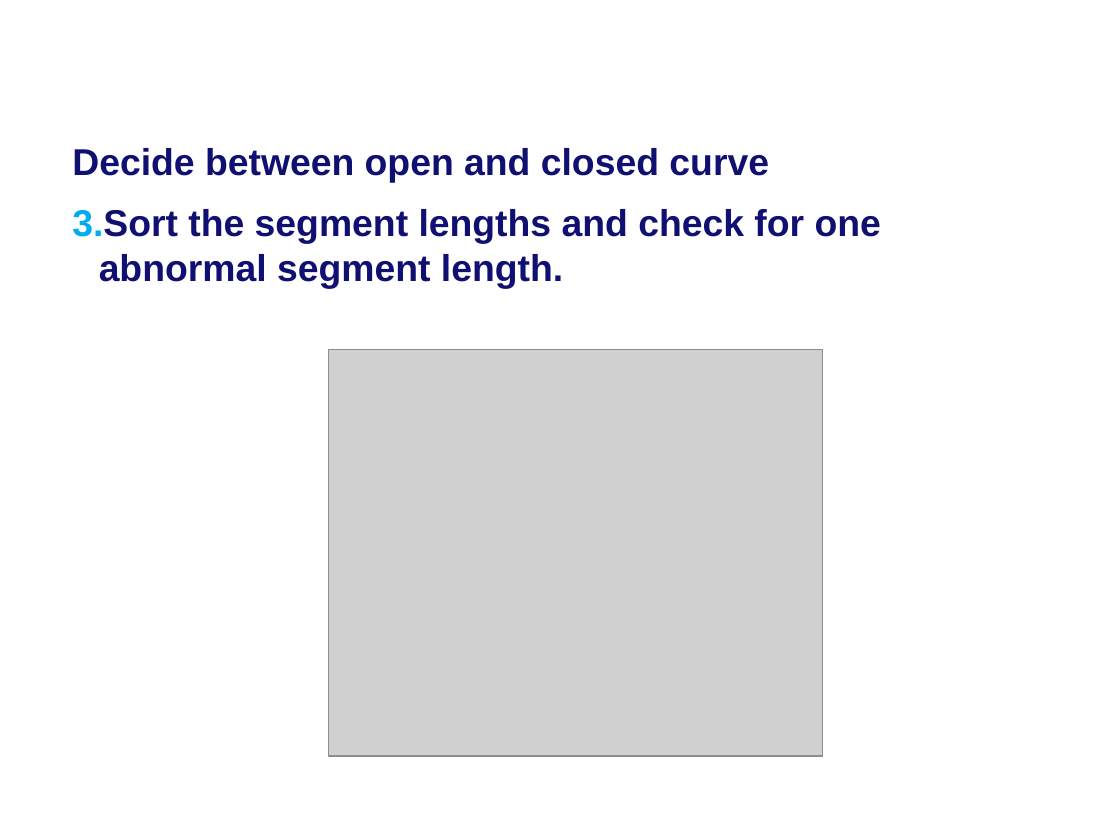
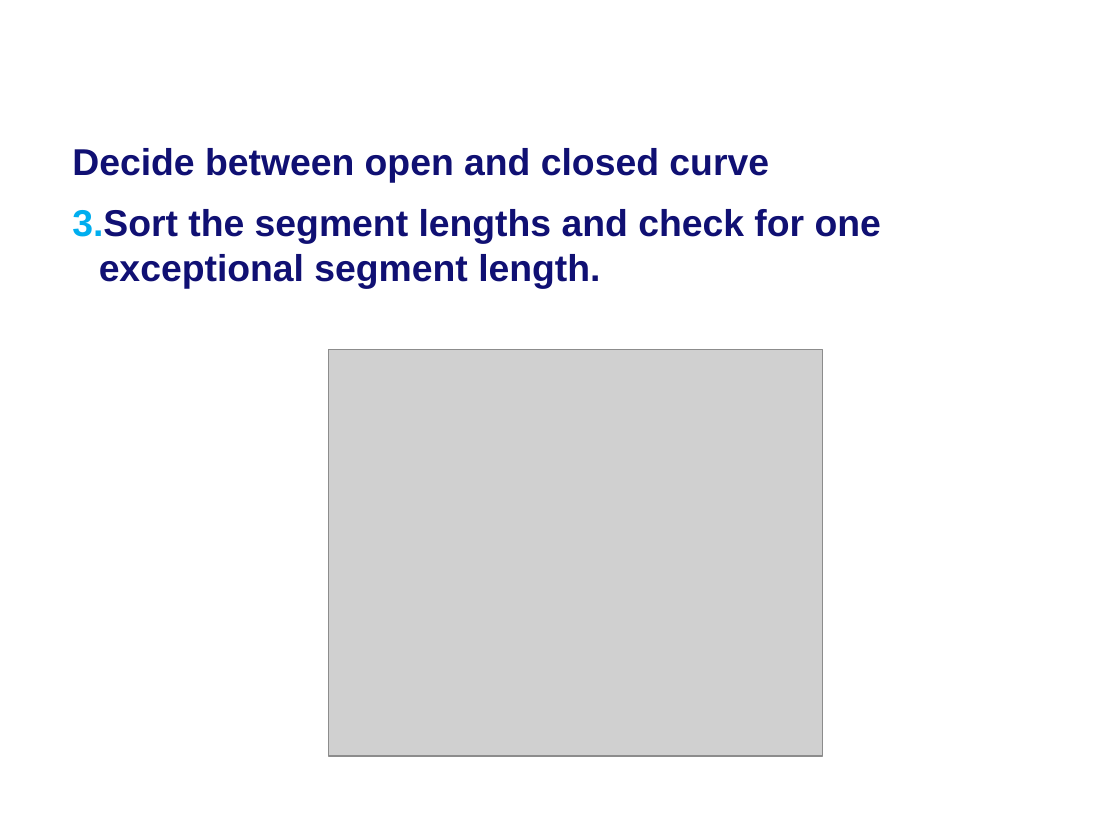
Before and after one commit to MartijnMuijsers/Algorithms, a slide deck: slide 10 of report/Final Presentation.ppt. Drawn at 1120x840 pixels with LibreOffice and Linux fonts; fonts in the diff are those of the drawing; grey boxes stand for pictures; background and template pictures are left out. Boxes give left, top, right and bottom in pixels: in the first picture for what was removed or moved away, otherwise in the second. Text is boxed around its words. In the diff, an @@ line names an element or a change of style, - is before the commit and + after.

```diff
--- a/report/Final Presentation.ppt
+++ b/report/Final Presentation.ppt
@@ text at bbox=[72, 209, 881, 288]: text changed @@
-3. Sort the segment lengths and check for one abnormal segment length.
+3. Sort the segment lengths and check for one exceptional segment length.
```
Also in this commit, not shown: 1 other slide changed.
